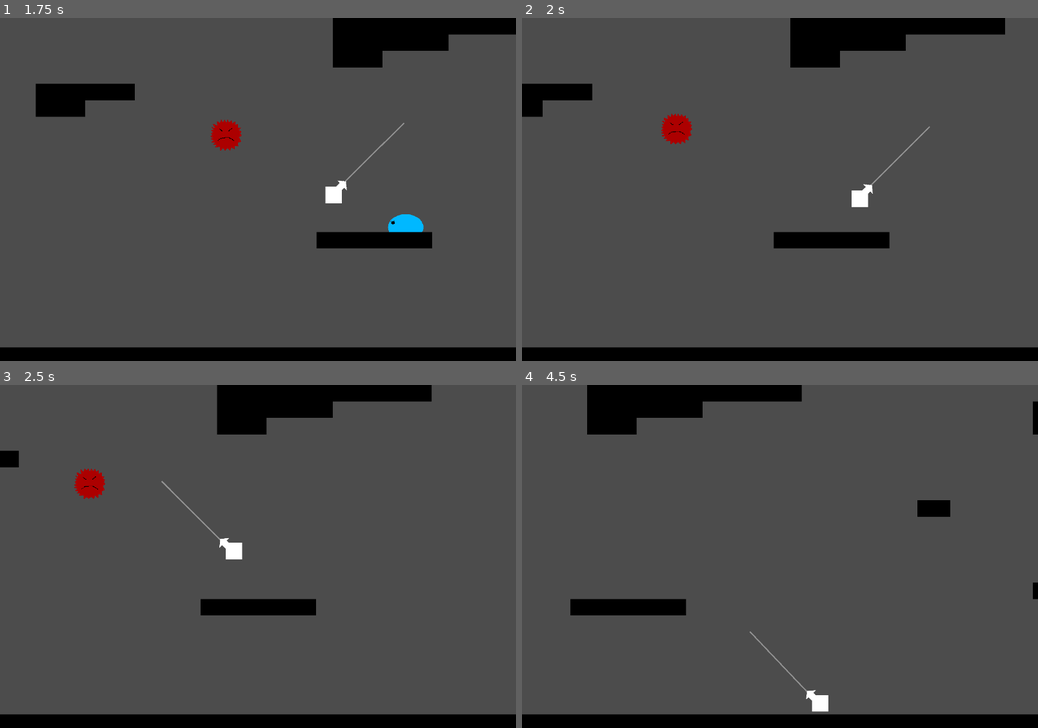
Above: before the commit, frames 1-4 (two rows, left to right).
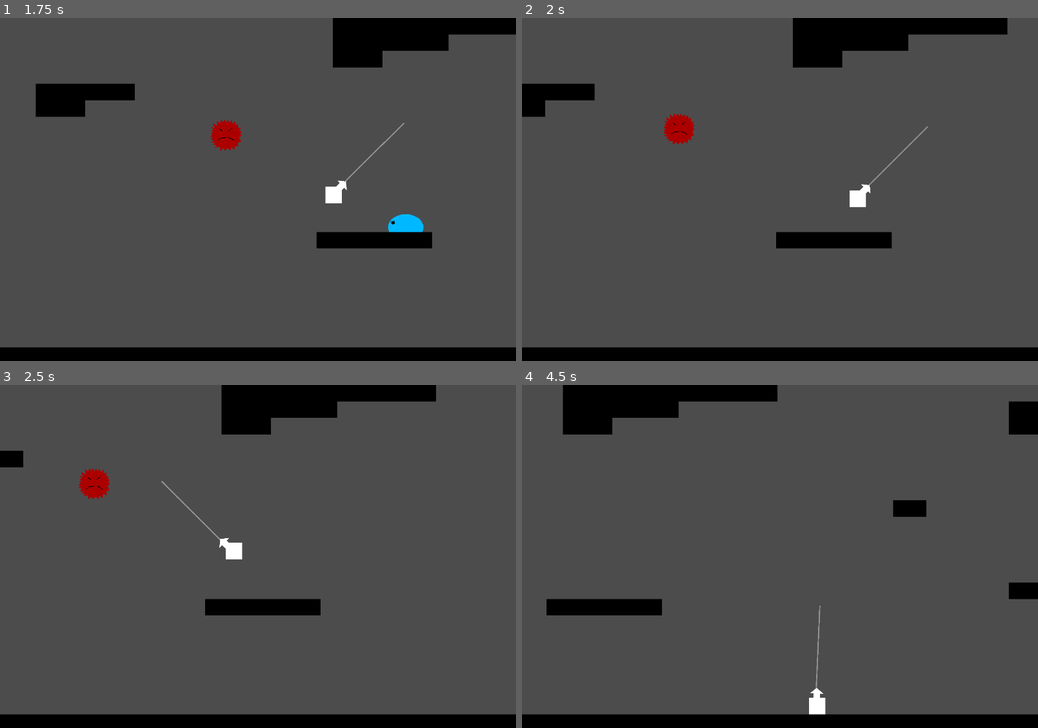
Above: after the commit, the same moments.

Repository: cjsweeten101/dws
Game: Godot game, scene res://Levels/TestingLevel.tscn
Two runs of this game, one before a commit and one after it. Both use one fixed random seed, a clock stepped at 60 frames per second and the inputs below.
Inputs:
- Up to frame 1 (1.75 s): tap Enter (action) at 0.5, 0.6, 1.35 s; hold D (right) from 0.53 s (still down)
- Up to frame 2 (2 s): keep holding D (right)
- Up to frame 3 (2.5 s): release D (right) at 2.03 s; hold A (left) from 2.03 s (still down); tap Enter (action) at 2.1 s
- Up to frame 4 (4.5 s): release A (left) at 2.78 s; hold D (right) 2.78-4.28 s; tap Enter (action) at 2.85, 3.6, 4.35 s; hold A (left) from 4.28 s (still down)

Frame 1 is identical in both runs. In frame 2, 0.6% of the frame differs, in the area x 4-95%, y 0-68%; in frame 3, 0.6%; in frame 4, 3.2%, in the area x 4-99%, y 0-97%.

Commit message:
minor basic attack changes, bug still persists

Diff:
--- a/Player/Player.gd
+++ b/Player/Player.gd
@@ -36,7 +36,6 @@
 				draw_line(grapple_points[i+1]- global_position, grapple_points[i] - global_position, Color(255,255,255), 2)
 
 func _physics_process(delta):
-	print(health)
 	if is_dead():
 		queue_free()
 	move()
@@ -174,4 +173,5 @@
 	body.hit()
 	if current_speed.y > 0:
 		current_speed.y = 0
-	current_speed += Vector2(1500,-1000)
+	current_speed.y -= 1000
+	current_speed.x *= 2
